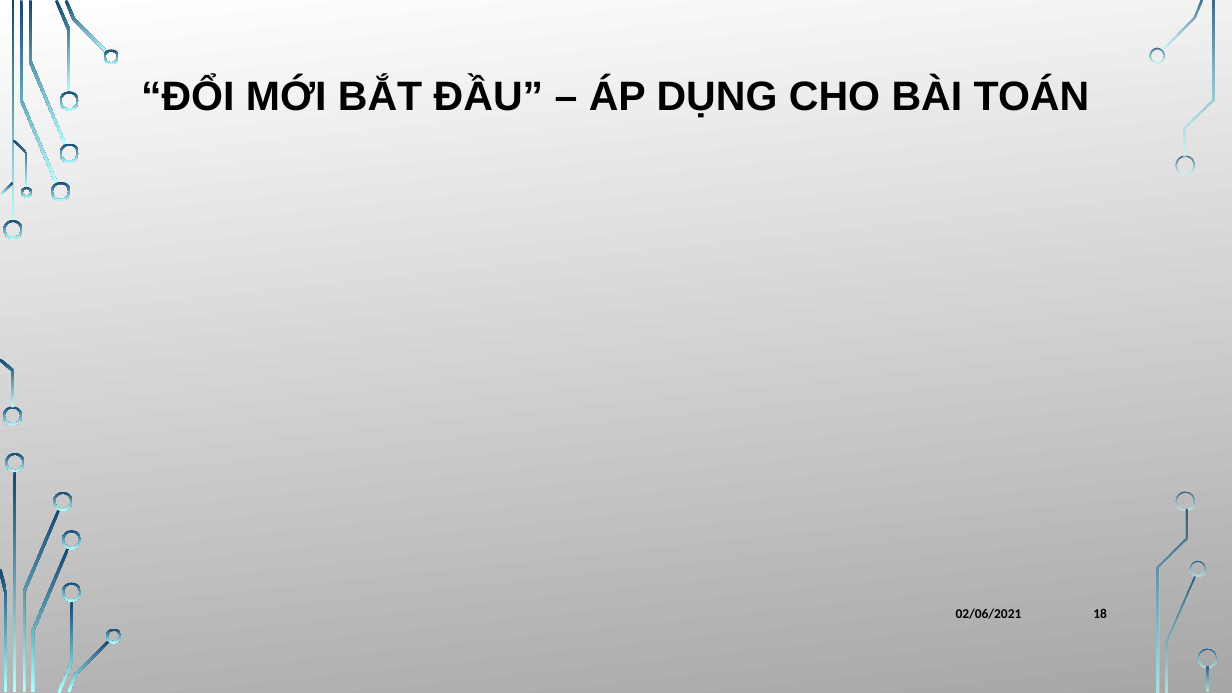
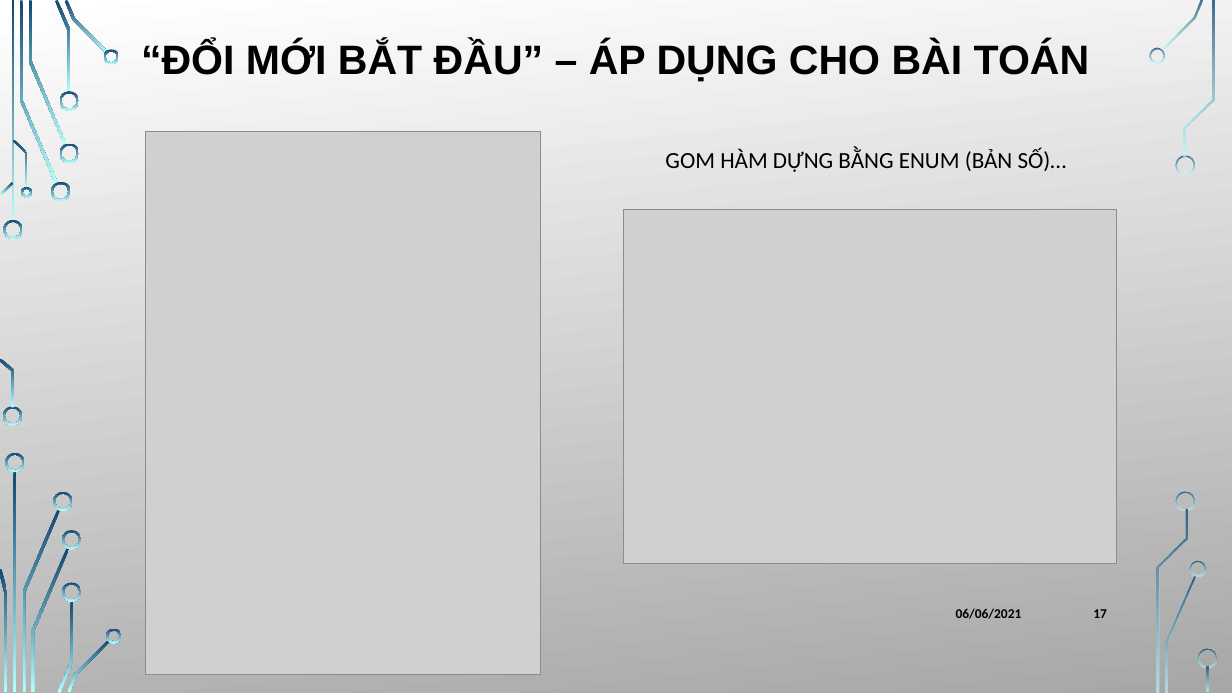
Before and after one commit to KhanhThinh/projects, a slide deck: slide 17 of docs/OOPForLife.pptx (slide 18 before the commit). Drawn at 1232x693 pixels with LibreOffice and Linux fonts; fonts in the diff are those of the drawing; grey boxes stand for pictures; background and template pictures are left out. Boxes give left, top, right and bottom in pixels: in the first picture for what was removed or moved away, otherwise in the second. Text is boxed around its words. In the diff, an @@ line names an element or a change of style, - is before the commit and + after.

```diff
--- a/docs/OOPForLife.pptx
+++ b/docs/OOPForLife.pptx
@@ title "“ĐỔI MỚI BẮT ĐẦU” – ..." moved from (x1=141, y1=77, x2=1090, y2=118) to (x1=141, y1=42, x2=1090, y2=82) @@
@@ picture added at (x1=146, y1=131, x2=541, y2=675) @@
@@ text added at (x1=665, y1=149, x2=1067, y2=172), 18 pt, text #000000 @@
+GOM HÀM DỰNG BẰNG ENUM (BẢN SỐ)…
@@ picture added at (x1=624, y1=209, x2=1116, y2=564) @@
@@ text at (x1=956, y1=608, x2=1022, y2=619): text changed @@
-02/06/2021
+06/06/2021
@@ page number at (x1=1093, y1=609, x2=1107, y2=618): text changed @@
-18
+17
```
Also in this commit, not shown: 16 other slides changed, 13 slides added, 2 slides removed, 1 other file.
